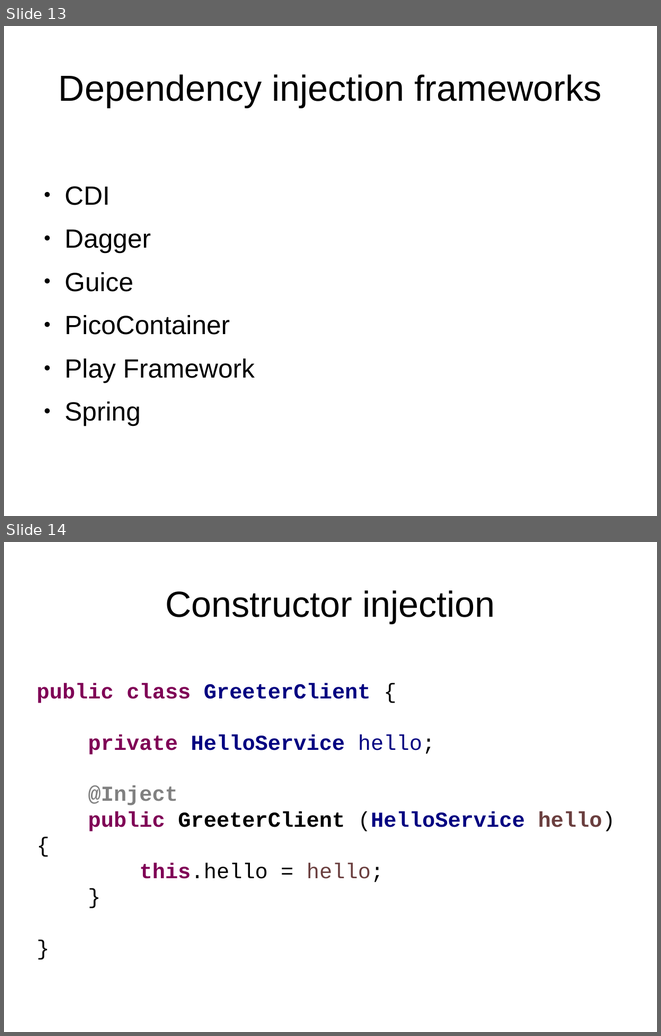
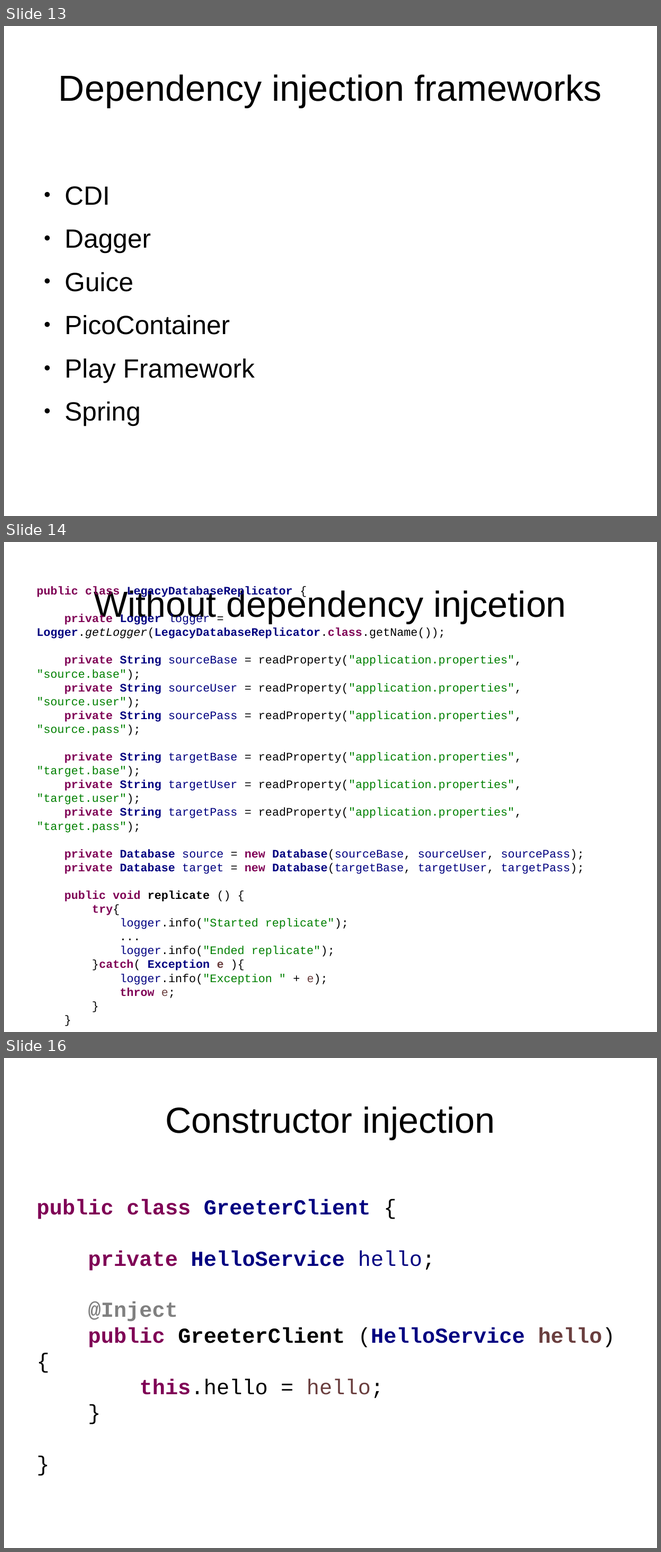
Before and after one commit to FrigoCoder/CDI, a slide deck: CDI.odp. Shown one above the other, each under a label of ours: slides 13 and 14 before the commit, slides 13, 14 and 16 after it; the slides between them are not shown. The pictures are 661x1036 and 661x1552 pixels, drawn with LibreOffice and Linux fonts; fonts in the diff are those of the drawing. Boxes give left, top, right and bottom in pixels: in the first picture for what was removed or moved away, otherwise in the second. Text is boxed around its words. In the diff, an @@ line names an element or a change of style, - is before the commit and + after.

Commit message:
Added example without and with DI.

```diff
--- a/CDI.odp
+++ b/CDI.odp
@@ slide 14 added at box(4, 542, 657, 1032), background #FFFFFF @@
@@ text added at box(37, 586, 584, 998), 14 pt, text #000080 @@
+public class LegacyDatabaseReplicator {
+private Logger logger = Logger.getLogger(LegacyDatabaseReplicator.class.getName());
+private String sourceBase = readProperty("application.properties", "source.base");
+private String sourceUser = readProperty("application.properties", "source.user");
+private String sourcePass = readProperty("application.properties", "source.pass");
+private String targetBase = readProperty("application.properties", "target.base");
+private String targetUser = readProperty("application.properties", "target.user");
+private String targetPass = readProperty("application.properties", "target.pass");
+private Database source = new Database(sourceBase, sourceUser, sourcePass);
+private Database target = new Database(targetBase, targetUser, targetPass);
+public void replicate () {
+try{
+logger.info("Started replicate");
+...
+logger.info("Ended replicate");
+}catch( Exception e ){
+logger.info("Exception " + e);
+throw e;
+}
+}
+}
@@ title added at box(94, 588, 566, 623), 44 pt, text #000000 @@
+Without dependency injcetion
@@ what was slide 14 is now slide 16 @@
```
Also in this commit, not shown: 1 other slide added, 8 other files.
